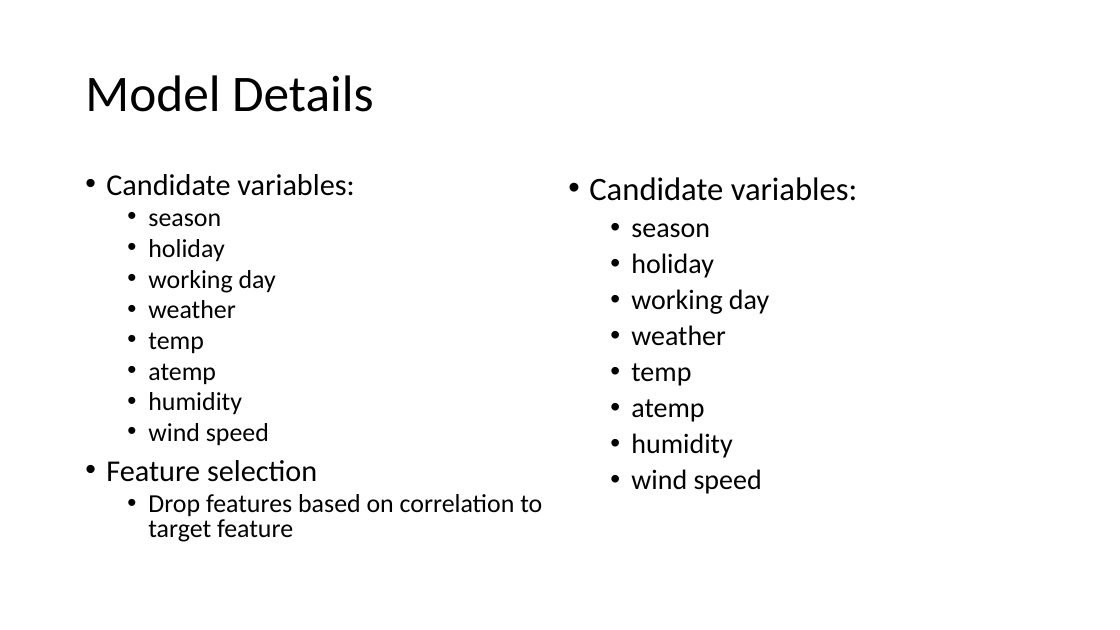
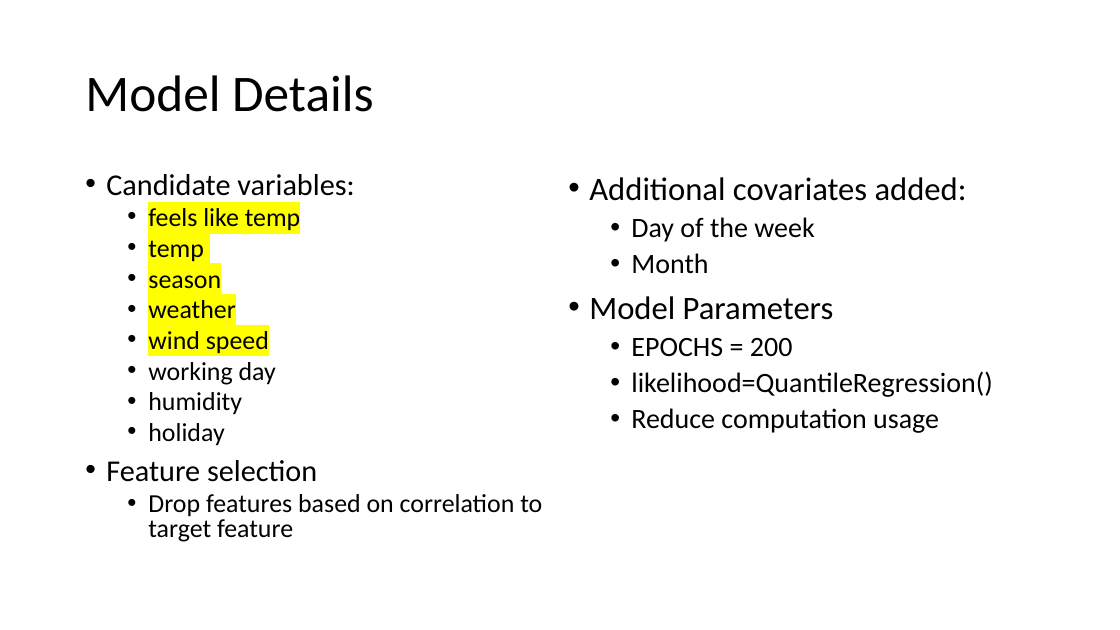
Before and after one commit to hi2gage/eind_558, a slide deck: slide 5 of comp_project/Final_Presentation.pptx. Drawn at 1120x630 pixels with LibreOffice and Linux fonts; fonts in the diff are those of the drawing. Boxes give left, top, right and bottom in pixels: in the first picture for what was removed or moved away, otherwise in the second. Text is boxed around its words. In the diff, an @@ line names an element or a change of style, - is before the commit and + after.

```diff
--- a/comp_project/Final_Presentation.pptx
+++ b/comp_project/Final_Presentation.pptx
@@ text at box(589, 177, 992, 433): text changed @@
-• Candidate variables:
-  • season
-  • holiday
-    working day
-    weather
-    temp
-    atemp
-    humidity
-    wind speed
+• Additional covariates added:
+  • Day of the week
+  • Month
+• Model Parameters
+  • EPOCHS = 200
+  • likelihood=QuantileRegression()
+  • Reduce computation usage
@@ text at box(148, 205, 301, 446): text changed @@
-  • season
-  • holiday
-    working day
-    weather
-    temp
-    atemp
-    humidity
-    wind speed
+  • feels like temp
+  • temp
+  • season
+    weather
+    wind speed
+  • working day
+    humidity
+    holiday
```
Also in this commit, not shown: 4 other slides changed, 6 slides added, 2 slides removed, 7 other files.
